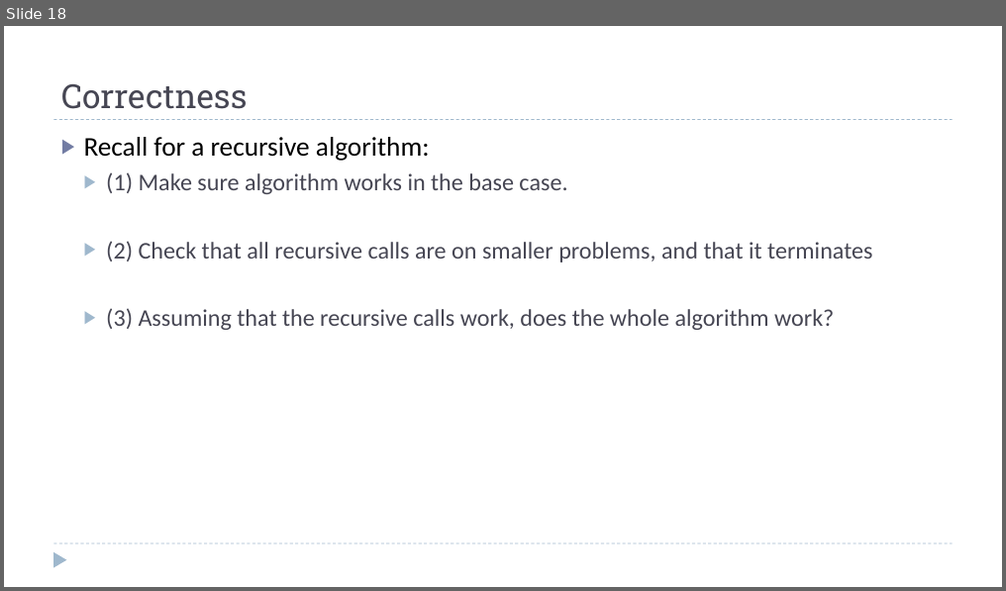
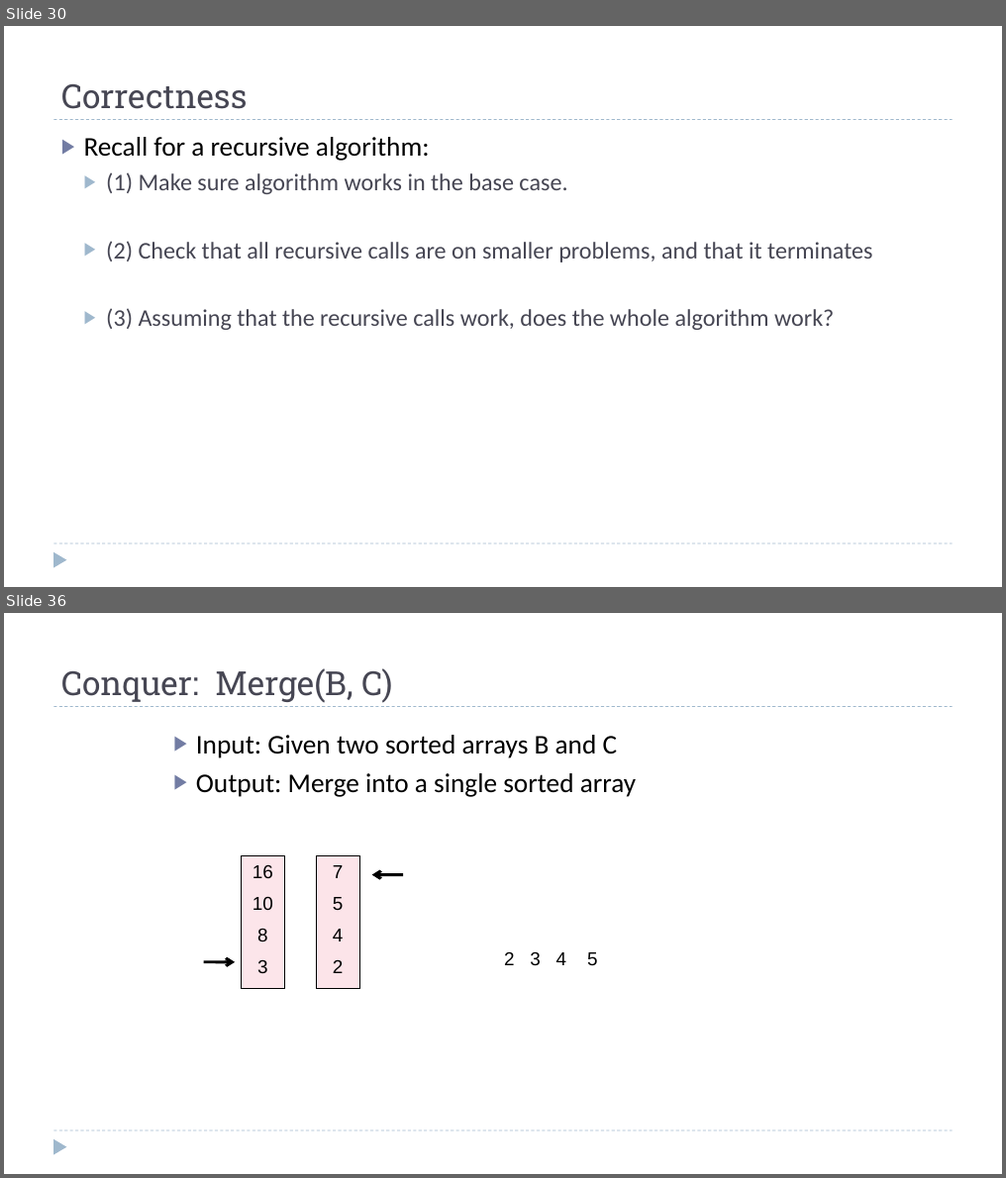
Before and after one commit to dsc-courses/dsc40b-2025-wi, a slide deck: materials/lectures/06-sorting/slides.pptx. Shown one above the other, each under a label of ours: slide 18 before the commit, slides 30 and 36 after it; the slides between them are not shown. The pictures are 1006x591 and 1006x1178 pixels, drawn with LibreOffice and Linux fonts; fonts in the diff are those of the drawing. Boxes give left, top, right and bottom in pixels: in the first picture for what was removed or moved away, otherwise in the second. Text is boxed around its words. In the diff, an @@ line names an element or a change of style, - is before the commit and + after.

```diff
--- a/materials/lectures/06-sorting/slides.pptx
+++ b/materials/lectures/06-sorting/slides.pptx
@@ slide 36 added at <box>4,613,1002,1174</box>, background #FFFFFF; not listed: 3 template elements that a slide beside it also shows @@
@@ title added at <box>61,668,392,703</box>, 32 pt, text #464653 @@
+Conquer: Merge(B, C)
@@ text added at <box>196,735,636,797</box>, 26 pt, text #000000 @@
+▶ Input: Given two sorted arrays B and C
+▶ Output: Merge into a single sorted array
@@ rectangle added at <box>242,857,285,989</box>, fill #FAC5CF at 43% opacity, outline #000000 0.75 pt, 18 pt, text #000000 @@
+16
+10
+8
+3
@@ rectangle added at <box>316,857,359,989</box>, fill #FAC5CF at 45% opacity, outline #000000 0.75 pt, 18 pt, text #000000 @@
+7
+5
+4
+2
@@ arrow added from (403, 875) to (372, 875), #000000 2.75 pt @@
@@ arrow added from (204, 962) to (235, 962), #000000 2.75 pt @@
@@ text added at <box>504,952,598,966</box>, 18 pt, text #000000 @@
+2 3 4 5
@@ what was slide 18 is now slide 30 @@
```
Also in this commit, not shown: 2 slides changed, 22 other slides added, 22 other files.
